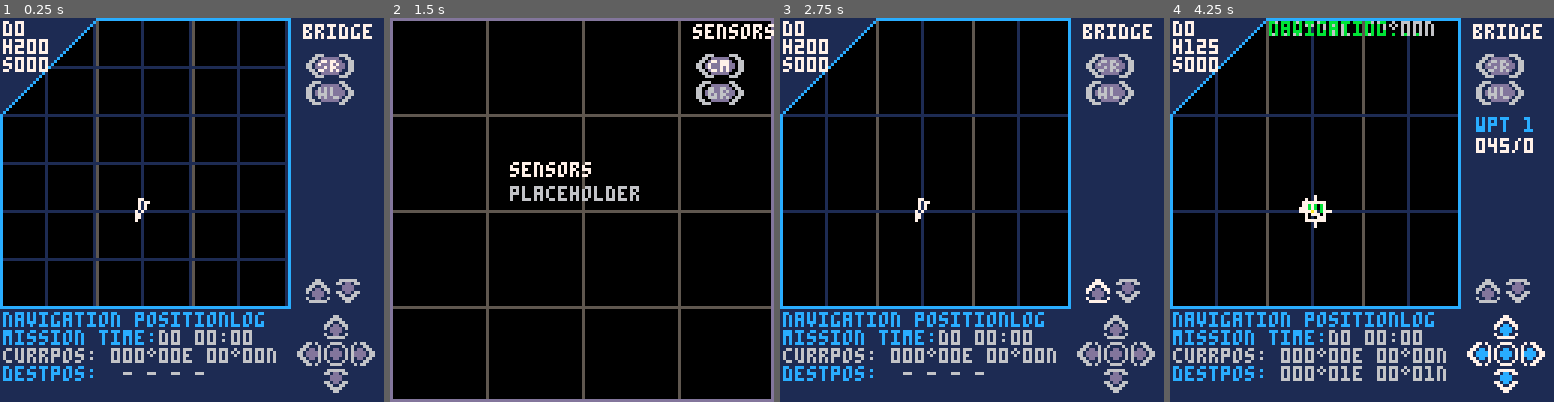
Above: before the commit, frames 1-4 (left to right).
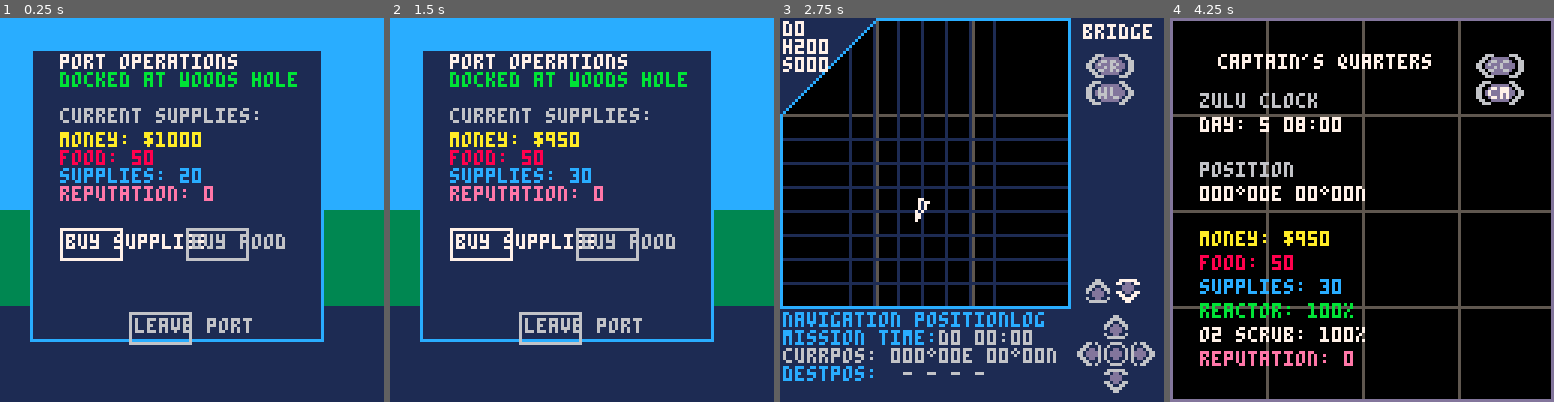
Above: after the commit, the same moments.

Repository: NickWest27/AquaNovaPico
Game: PICO-8 cartridge aquanova.p8
Same seed, same stepped clock (60 frames per second), same inputs: the game is played once before the commit and once after it.
Inputs:
- Up to frame 1 (0.25 s): no input
- Up to frame 2 (1.5 s): tap O (Z key) at 0.33, 0.7, 1.43 s; tap X (X key) at 1.07 s
- Up to frame 3 (2.75 s): hold Left 1.97-2.37 s; tap X (X key) at 2.07, 2.4, 2.73 s; tap O (Z key) at 2.22 s; hold Down from 2.42 s (still down)
- Up to frame 4 (4.25 s): release Down at 2.82 s; hold Right 2.87-3.53 s; tap X (X key) every 0.33 s from 3.07 to 4.07 s; tap O (Z key) at 3.1, 3.98 s; hold Up 3.58-4.08 s; hold Right from 4.13 s (still down)

The runs differ from the first frame. In frame 1, 71% of the frame differs, in the area x 0-100%, y 0-98%; in frame 2, 100%, in the area x 0-100%, y 0-100%; in frame 3, 8.3%; in frame 4, 56%.

Commit message:
Implement port docking system with auto-dock and button UI
- Convert sub.docked from boolean to table structure with status, name, and can_dock fields
- Add auto-docking logic: dock when within 5 units of port after traveling >1 minute away
- Implement port screen with buy supplies ($50), buy food ($30), and leave port buttons
- Use simple_action button type for port UI (rect-based, distinct from submarine sprite buttons)
- Update _init() to setup port buttons when starting docked at Woods Hole
- Fix draw_port() display with proper resource positioning and port name
- Reset mission time on docking to track voyage duration

Diff:
--- a/aquanova.p8
+++ b/aquanova.p8
@@ -41,11 +41,16 @@
 
 -- === submarine ===
 sub = {
-  lon = 0, -- longitude in minutes (-10800 to +10800)
-  lat = 0, -- latitude in minutes (-5400 to +5400)
+  lon = 0, -- longitude in decimal degrees (-180 to +180)
+  lat = 0, -- latitude in decimal degrees (-90 to +90)
   heading = 200, -- degrees 1-360 degrees True North
   speed = 0, -- knots 0-160
-  depth = 0 -- meters 0-1200
+  depth = 0, -- meters 0-1200
+  docked = {
+    status = true, -- docked at port or not
+    name = "woods hole", -- name of current port
+    can_dock = false -- can only dock after leaving port (>1 minute away)
+  }
 }
 
 -- === ui button system ===
@@ -90,9 +95,25 @@
 -- lat: latitude -90.0 to +90.0 (clamps at poles)
 -- zoom effects: level 1 (0.25x) shows 384°, level 7 (16.0x) shows 6°, level 9 (64.0x) shows 1.5°
 
+-- port locations (decimal degrees)
+ports = {
+  {name="woods hole", lon=-70.33, lat=40.67}  -- Woods Hole
+}
+
+-- vessels
+vessels = {
+  {lon=-70.0, lat=40.1, type="cargo", ident="neutral", hdg=180, spd=10, depth=0, health=100}  -- sample cargo ship
+}
+
+-- marine life
+marine_life = {
+  {lon=-70.1, lat=40.1, type="whale", ident="friendly", hdg=90, spd=5, depth=0, health=100}  -- sample whale
+}
+
+
 -- sample sites (decimal degrees)
 sample_sites = {
-  {lon=8.33, lat=5.0, collected=false},     -- ~8°20'E, 5°N
+  {lon=-69.9, lat=40.7, collected=false},     -- ~8°20'E, 5°N
   {lon=-6.67, lat=3.33, collected=false},   -- ~6°40'W, 3°20'N
   {lon=5.0, lat=-8.33, collected=false}     -- 5°E, ~8°20'S
 }
@@ -118,7 +139,8 @@
 -- === initialization ===
 -- =====================================================================
 function _init()
-  setup_station_buttons()
+  -- start at port (sub always starts docked at woods hole)
+  setup_port_buttons()
   -- reset game state after game over (keep mission progression, reset everything else)
 end
 
@@ -160,6 +182,7 @@
   handle_input()
   update_time()
   update_movement()
+  update_docking()
   update_sample_collection()
   update_waypoint_info()
 end
@@ -412,6 +435,37 @@
   button("right_big", 102, 21, cycle_station_forward, "CM")
 end
 
+function setup_port_buttons()
+  -- port buttons use simple_action type (rect-based, not sprite-based)
+  -- coordinates offset by menu position (x=10, y=10)
+  button("simple_action", 20, 70, buy_supplies, "buy supplies")  -- x+10, y+60
+  button("simple_action", 62, 70, buy_food, "buy food")  -- x+52, y+60
+  button("simple_action", 43, 98, leave_port, "leave port")  -- x+33, y+88
+end
+
+function buy_supplies()
+  local cost = 50
+  if resources.money >= cost then
+    resources.money -= cost
+    resources.supplies += 10
+  end
+end
+
+function buy_food()
+  local cost = 30
+  if resources.money >= cost then
+    resources.money -= cost
+    resources.food += 10
+  end
+end
+
+function leave_port()
+  sub.docked.status = false
+  sub.docked.can_dock = false
+  station = "bridge"
+  setup_station_buttons()
+end
+
 function cycle_station_forward()
   station_index += 1
   if station_index > #stations then
@@ -531,6 +585,32 @@
   sub.lat = clamp_latitude(sub.lat)
 end
 
+function update_docking()
+  -- check if near any port for docking/undocking
+  for port in all(ports) do
+    local dist = calculate_distance(sub.lon, sub.lat, port.lon, port.lat)
+
+    -- check if far enough to enable docking (>1 minute = >1/60 degree)
+    if dist > 1/60 then
+      sub.docked.can_dock = true
+    end
+
+    -- auto-dock if within 5 units, can dock, and not already docked
+    if dist < 5 and sub.docked.can_dock and not sub.docked.status then
+      sub.docked.status = true
+      sub.docked.name = port.name
+      sub.speed = 0
+      sub.depth = 0
+      setup_port_buttons()
+
+      -- reset mission time on docking
+      m_time = 0
+      m_day = 0
+    end
+  end
+end
+
+
 function update_sample_collection()
   -- check if near any uncollected sample sites
   for site in all(sample_sites) do
@@ -867,21 +947,26 @@
   cls()
   draw_dev_grid()
 
-  -- draw current station
-  if station == "communications" then
-    draw_communications()
-  elseif station == "sensors" then
-    draw_sensors()
-  elseif station == "bridge" then
-    draw_bridge()
-  elseif station == "helm" then
-    draw_helm()
-  elseif station == "engineering" then
-    draw_engineering()
-  elseif station == "science" then
-    draw_science()
-  elseif station == "quarters" then
-    draw_quarters()
+  -- draw port screen if docked, otherwise normal station
+  if sub.docked.status then
+    draw_port()
+  else
+    -- draw current station
+    if station == "communications" then
+      draw_communications()
+    elseif station == "sensors" then
+      draw_sensors()
+    elseif station == "bridge" then
+      draw_bridge()
+    elseif station == "helm" then
+      draw_helm()
+    elseif station == "engineering" then
+      draw_engineering()
+    elseif station == "science" then
+      draw_science()
+    elseif station == "quarters" then
+      draw_quarters()
+    end
   end
 end
 
@@ -896,6 +981,33 @@
   rect(0, 0, 127, 127, 13)
 end
 
+function draw_port()
+  -- draw basic port background
+  rectfill(0, 0, 127, 127, 12) -- sky
+  rectfill(0, 64, 127, 95, 3) -- land
+  rectfill(0, 96, 127, 127, 1) -- water
+
+  -- draw port menu
+  local x = 10
+  local y = 10
+  rect(x, y, x+97, y+97, 12) -- draw menu border
+  rectfill(x+1, y+1, x+96, y+96, 1) -- draw menu background
+
+  -- port header
+  print("port operations", x+10, y+2, 7)
+  print("docked at ".. sub.docked.name, x+10, y+8, 11)
+
+  -- list resources
+  print("current supplies:", x+10, y+20, 6)
+  print("money: $" .. resources.money, x+10, y+28, 10)
+  print("food: " .. resources.food, x+10, y+34, 8)
+  print("supplies: " .. resources.supplies, x+10, y+40, 12)
+  print("reputation: " .. resources.reputation, x+10, y+46, 14)
+
+  -- draw ui buttons (handled by ui_buttons system)
+  draw_ui_buttons()
+end
+
 -- === station screens ===
 function draw_communications()
   -- placeholder for communications station
@@ -932,8 +1044,8 @@
     line(0, y, map_size, y, 1)
   end
 
-  -- draw port at (100,0) - moved right to see ownship better
-  local port_x, port_y = world_to_screen(100, 0)
+  -- draw port at Woods Hole Woods Hole (-70.666, 41.516)
+  local port_x, port_y = world_to_screen(-70.666, 41.516)
   spr(33, port_x-4, port_y-4) -- subtract 4 to center
 
 
